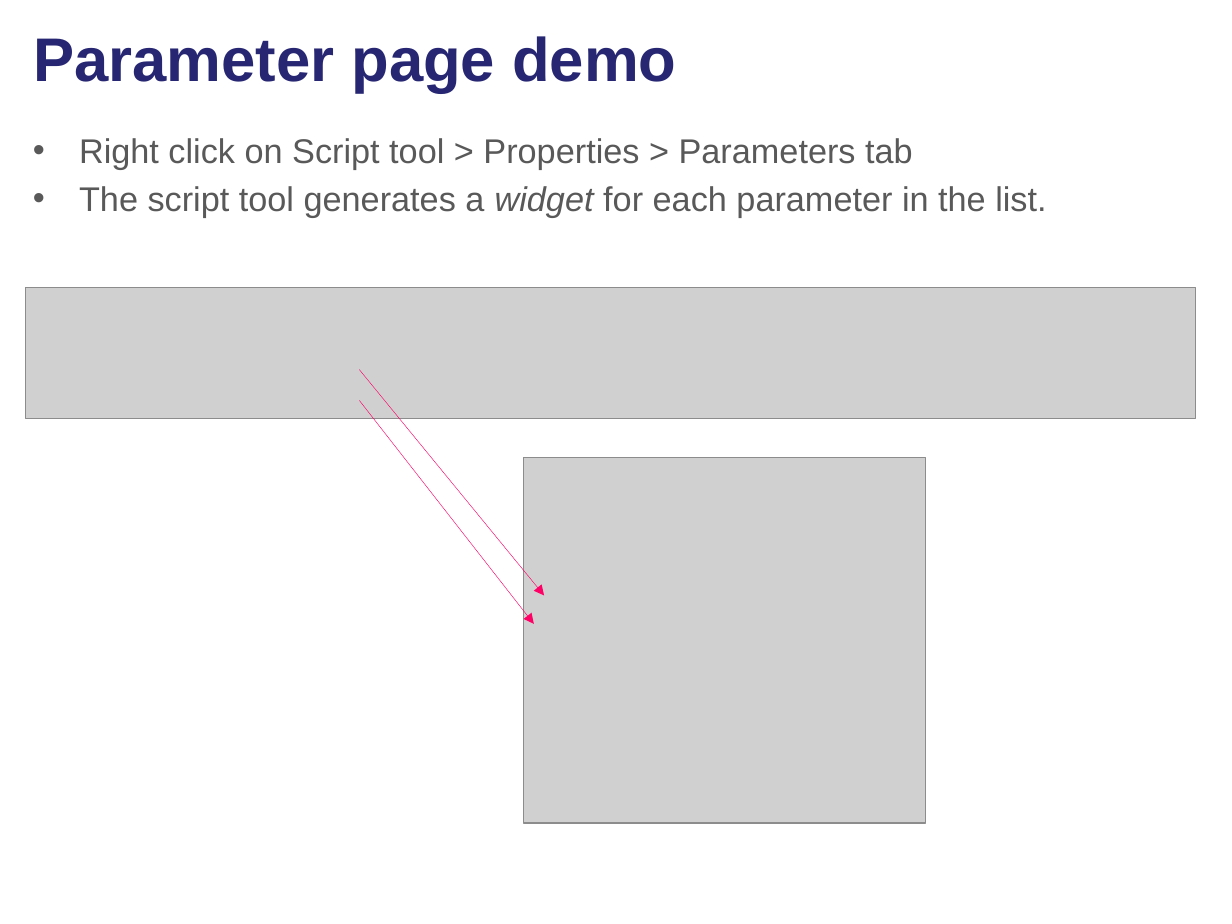
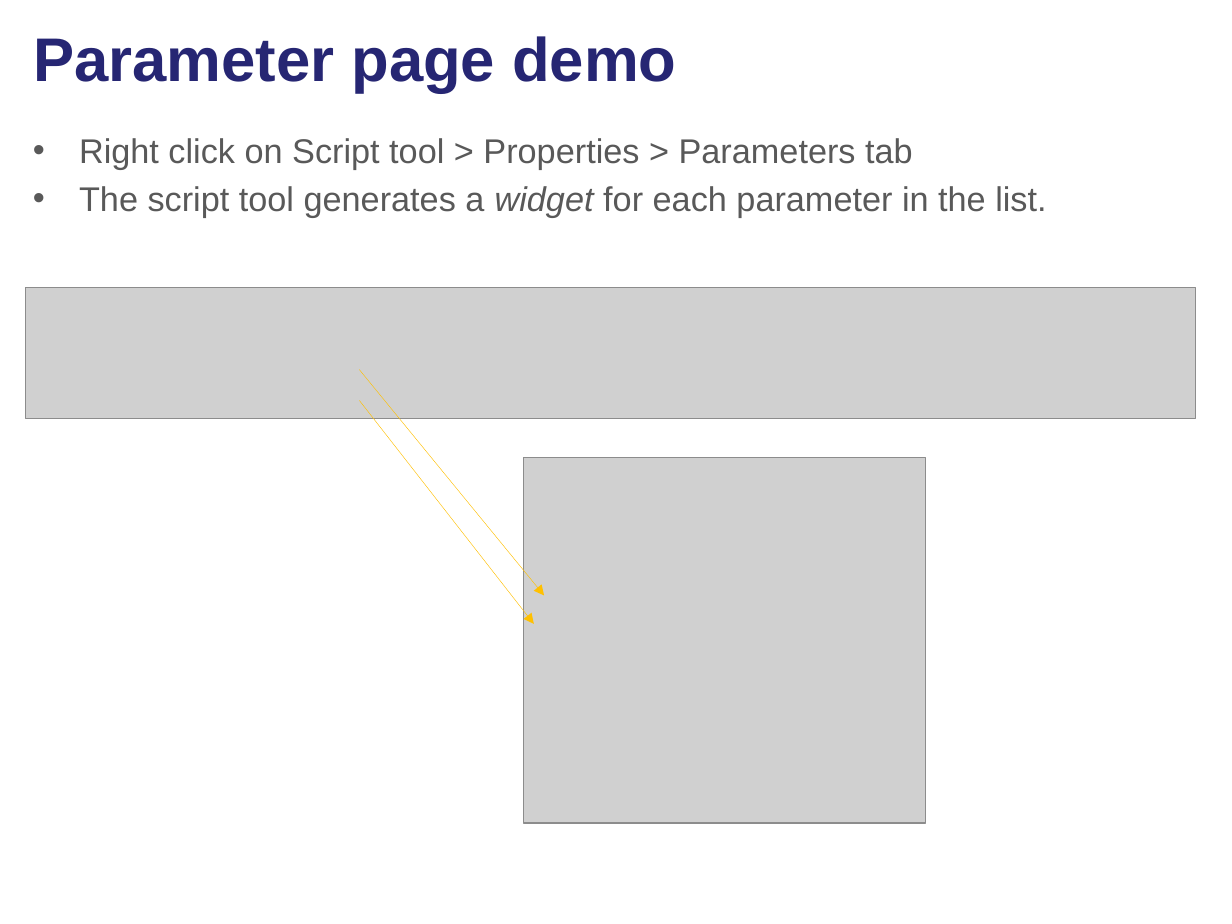
Before and after one commit to lgtateos/gis540, a slide deck: slide 2 of slides/scriptToolParamsPart1.pptx. Drawn at 1232x924 pixels with LibreOffice and Linux fonts; fonts in the diff are those of the drawing; grey boxes stand for pictures. Boxes give left, top, right and bottom in pixels: in the first picture for what was removed or moved away, otherwise in the second. Text is boxed around its words. In the diff, an @@ line names an element or a change of style, - is before the commit and + after.

```diff
--- a/slides/scriptToolParamsPart1.pptx
+++ b/slides/scriptToolParamsPart1.pptx
@@ arrow (360, 370) - (545, 595): stroke #FF0066 0.25 pt to #FFC000 0.25 pt @@
@@ arrow (360, 400) - (533, 623): stroke #FF0066 0.25 pt to #FFC000 0.25 pt @@
```
Also in this commit, not shown: 10 other slides changed, 15 slides added, 3 slides removed.
